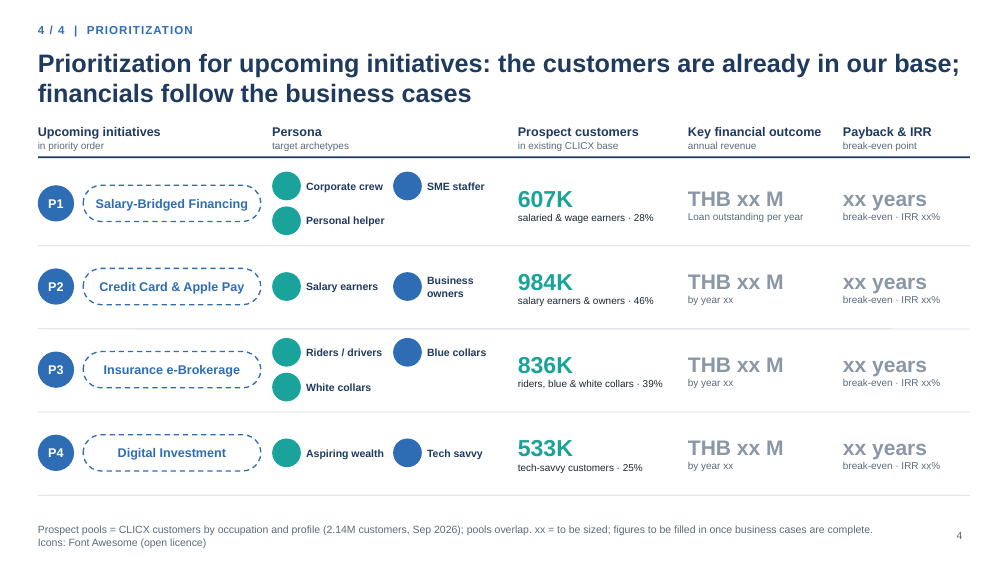
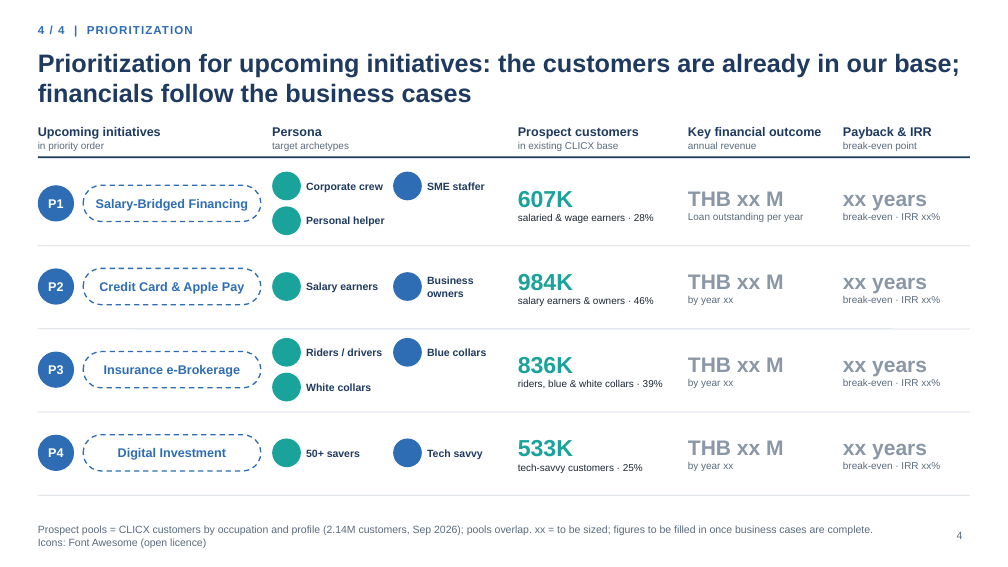
Before and after one commit to hweisim/claude_code, a slide deck: slide 4 of clicx_insights/CLICX_2027_Board_Storyline.pptx. Drawn at 1008x567 pixels with LibreOffice and Linux fonts; fonts in the diff are those of the drawing; background and template pictures are left out. Boxes give left, top, right and bottom in pixels: in the first picture for what was removed or moved away, otherwise in the second. Text is boxed around its words. In the diff, an @@ line names an element or a change of style, - is before the commit and + after.

```diff
--- a/clicx_insights/CLICX_2027_Board_Storyline.pptx
+++ b/clicx_insights/CLICX_2027_Board_Storyline.pptx
@@ text at (x1=306, y1=449, x2=360, y2=457): text changed @@
-Aspiring wealth
+50+ savers
```
Also in this commit, not shown: 3 other slides changed, 2 slides added, 2 other files.
